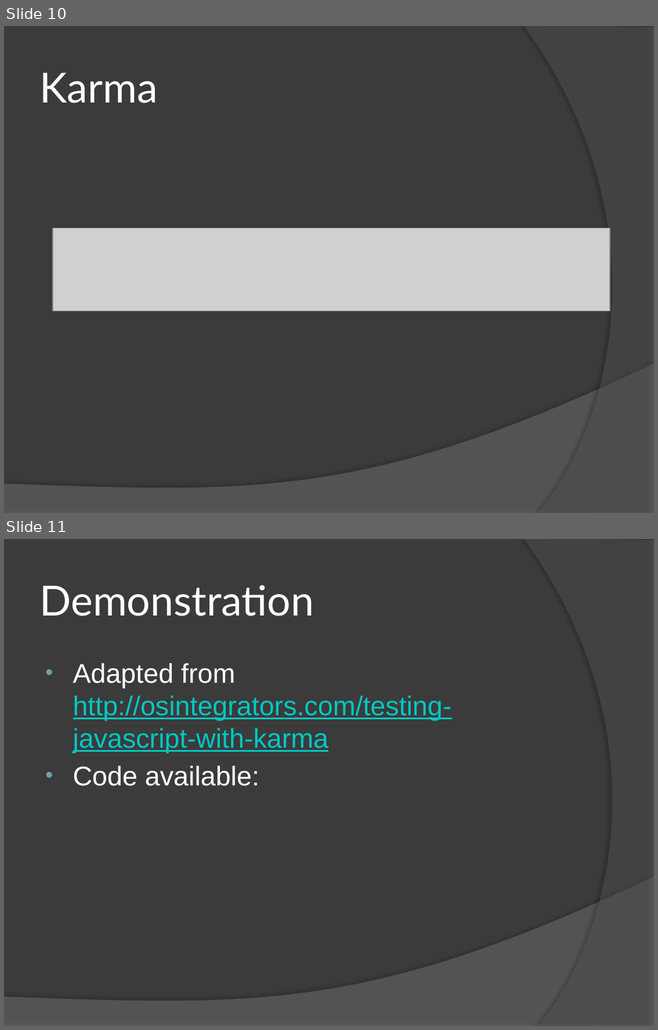
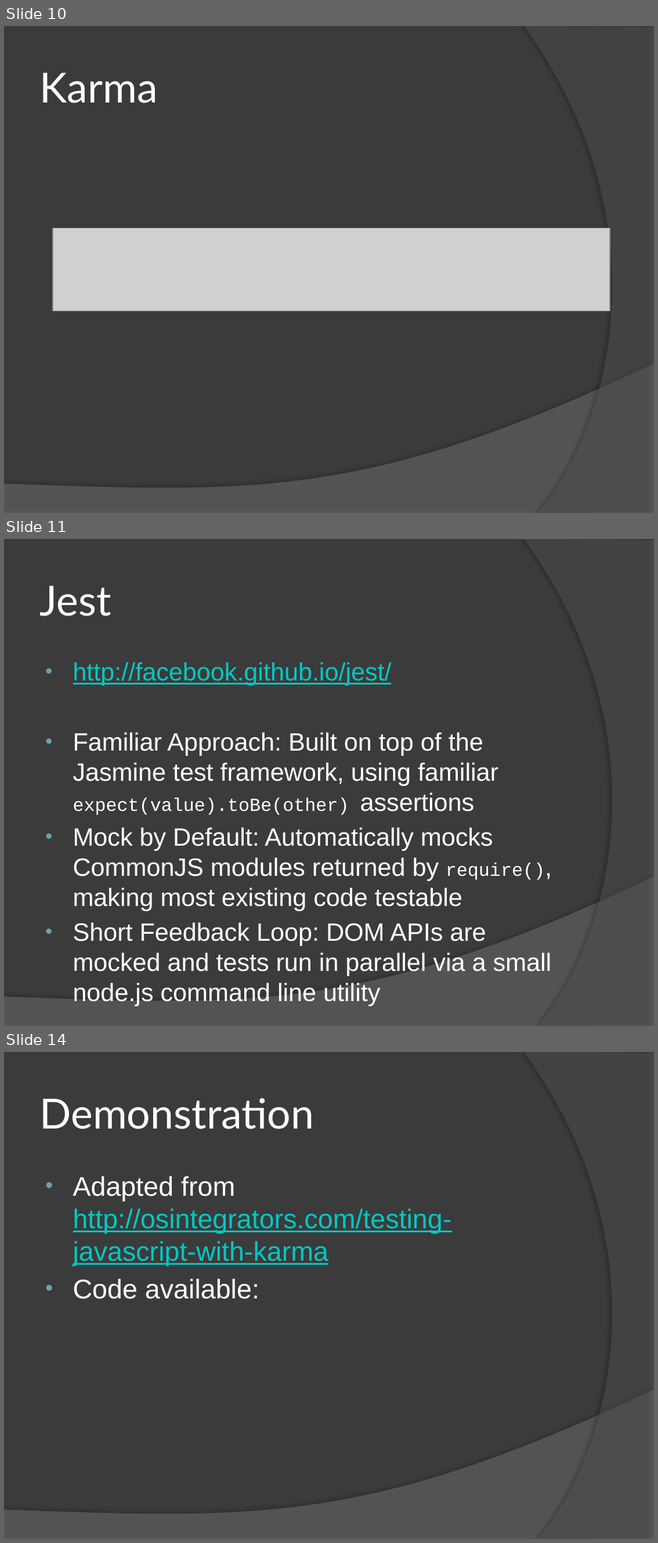
Before and after one commit to n3f/karma-jasmine-demo, a slide deck: Unit Testing Javascript.pptx. Shown one above the other, each under a label of ours: slides 10 and 11 before the commit, slides 10, 11 and 14 after it; the slides between them are not shown. The pictures are 658x1030 and 658x1543 pixels, drawn with LibreOffice and Linux fonts; fonts in the diff are those of the drawing; grey boxes stand for pictures. Boxes give left, top, right and bottom in pixels: in the first picture for what was removed or moved away, otherwise in the second. Text is boxed around its words. In the diff, an @@ line names an element or a change of style, - is before the commit and + after.

Commit message:
Added jest

```diff
--- a/Unit Testing Javascript.pptx
+++ b/Unit Testing Javascript.pptx
@@ slide 11 added at (4,539,654,1026), background #3B3B3B; not listed: 2 template elements that a slide beside it also shows @@
@@ title added at (40,585,111,616), 46 pt, text #FFFFFF @@
+Jest
@@ text added at (73,662,552,976), 27.8 pt, text #FFFFFF @@
+• http://facebook.github.io/jest/
+• Familiar Approach: Built on top of the Jasmine test framework, using familiar expect(value).toBe(other) assertions
+• Mock by Default: Automatically mocks CommonJS modules returned by require(), making most existing code testable
+• Short Feedback Loop: DOM APIs are mocked and tests run in parallel via a small node.js command line utility
@@ what was slide 11 is now slide 14 @@
```
Also in this commit, not shown: 1 slide changed, 2 other slides added.
